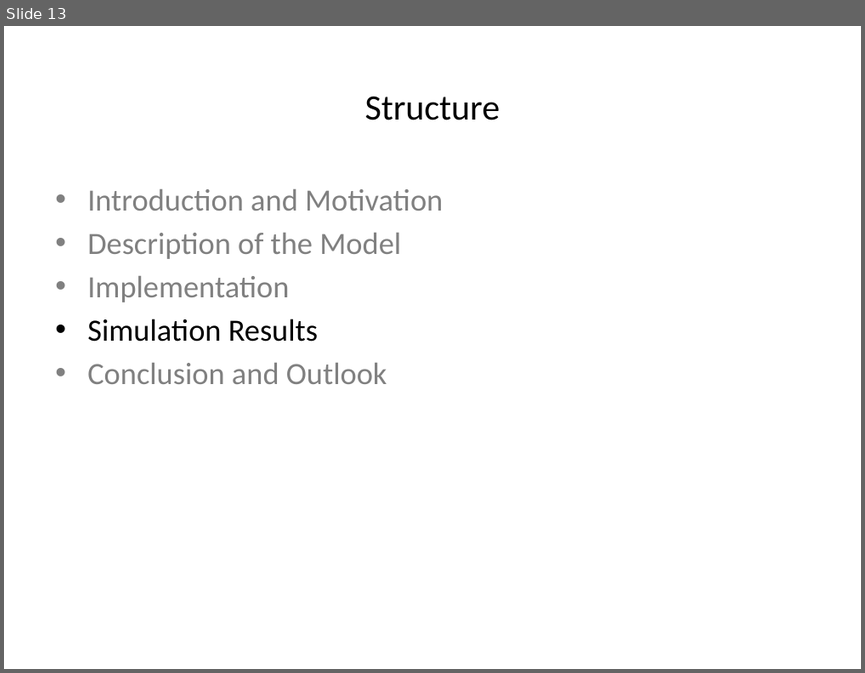
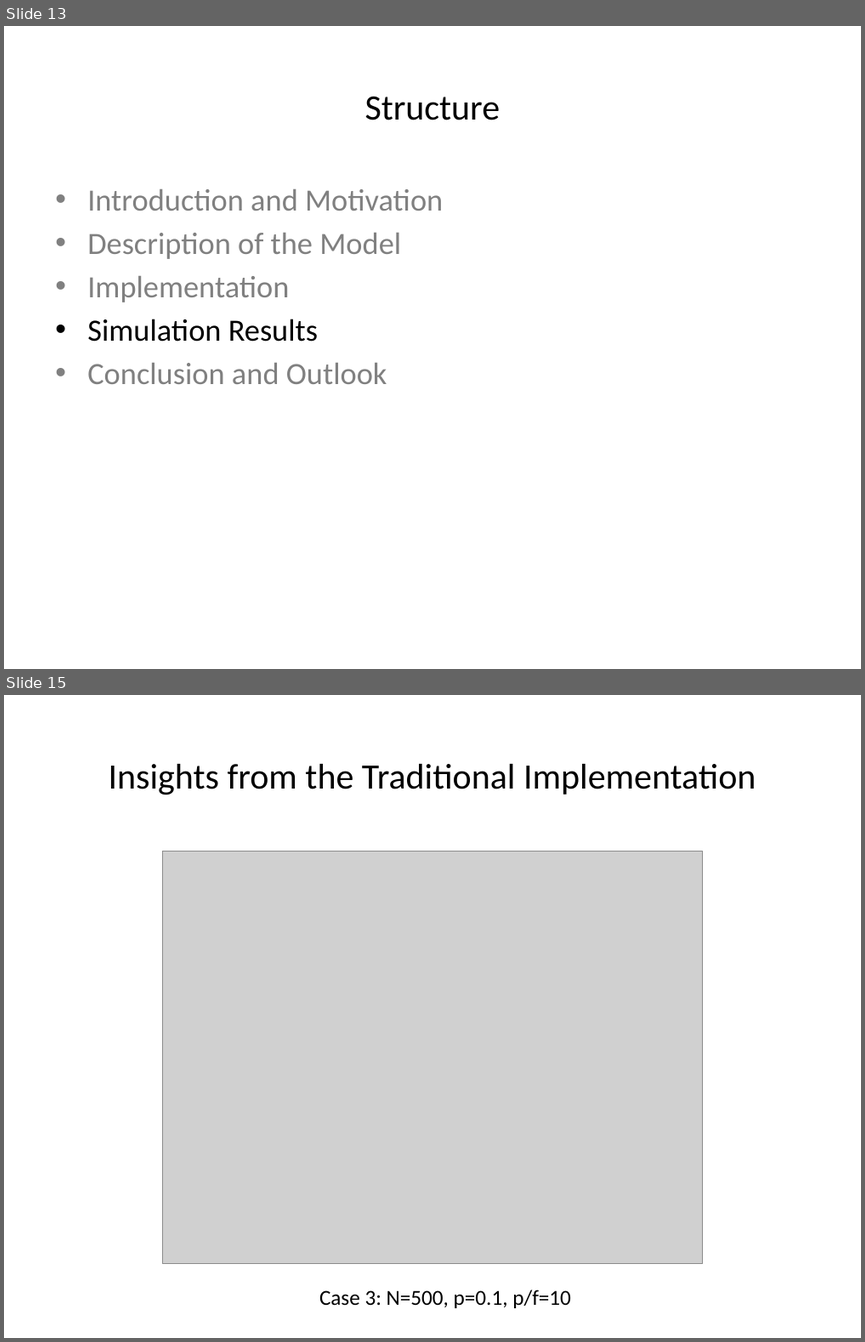
Before and after one commit to wildmic/Forest-Fire-SOC, a slide deck: presentation/SOC.pptx. Shown one above the other, each under a label of ours: slide 13 before the commit, slides 13 and 15 after it; the slides between them are not shown. The pictures are 865x673 and 865x1342 pixels, drawn with LibreOffice and Linux fonts; fonts in the diff are those of the drawing; grey boxes stand for pictures. Boxes give left, top, right and bottom in pixels: in the first picture for what was removed or moved away, otherwise in the second. Text is boxed around its words. In the diff, an @@ line names an element or a change of style, - is before the commit and + after.

```diff
--- a/presentation/SOC.pptx
+++ b/presentation/SOC.pptx
@@ slide 15 added at [4, 695, 861, 1338], background #FFFFFF @@
@@ title added at [109, 764, 755, 795], 30 pt, text #000000 @@
+Insights from the Traditional Implementation
@@ picture added at [162, 851, 703, 1263] @@
@@ text added at [319, 1289, 571, 1308], 18 pt, text #000000 @@
+Case 3: N=500, p=0.1, p/f=10
```
Also in this commit, not shown: 7 slides changed, 11 other slides added, 3 slides removed, 6 other files.
